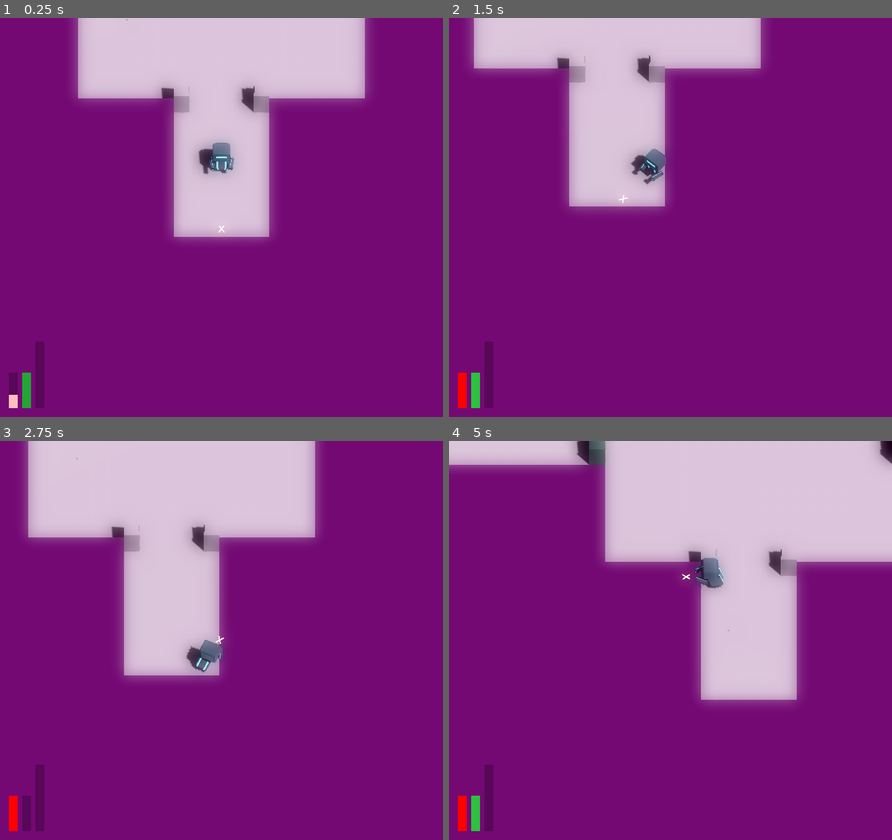
Above: before the commit, frames 1-4 (two rows, left to right).
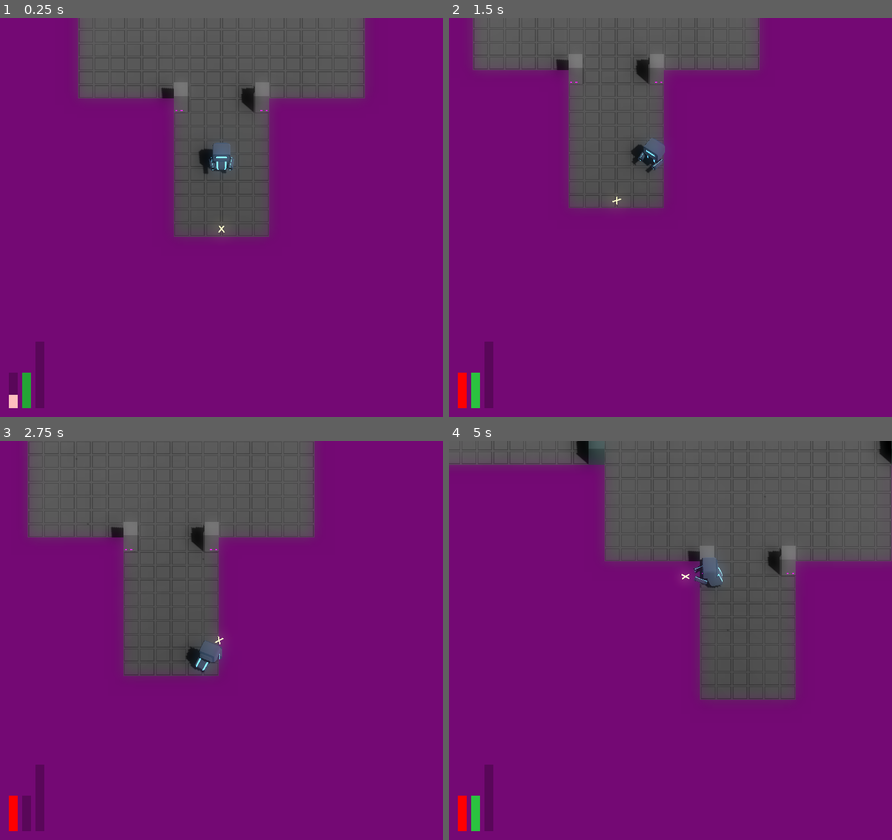
Above: after the commit, the same moments.

Repository: JackEvans24/bullet-absorb
Game: Godot game, scene res://scenes/main.tscn
Two runs of this game, one before a commit and one after it. Both use one fixed random seed, a clock stepped at 60 frames per second and the inputs below.
Inputs (mouse positions are in pixels of both pictures, inside the frame that each line leads up to):
- Up to frame 1 (0.25 s): no input
- Up to frame 2 (1.5 s): move the mouse to (767, 197) at 0.52 s; hold D (move_right) 0.53-1.28 s; hold Ctrl (absorb) 0.53-1.28 s; move the mouse to (581, 237) at 1.27 s; hold S (move_back) from 1.28 s (still down); tap Ctrl (absorb) at 1.35 s
- Up to frame 3 (2.75 s): move the mouse to (265, 552) at 2.02 s; release S (move_back) at 2.03 s; hold D (move_right) from 2.03 s (still down); hold Ctrl (absorb) from 2.03 s (still down); tap Space (dash) at 2.1 s
- Up to frame 4 (5 s): move the mouse to (648, 720) at 2.77 s; release D (move_right) at 2.78 s; release Ctrl (absorb) at 2.78 s; hold W (move_forward) 2.78-3.53 s; click (648, 720) at 2.85 s; tap Ctrl (absorb) at 3.05, 4.35 s; move the mouse to (803, 700) at 3.52 s; hold Ctrl (absorb) 3.53-4.28 s; hold A (move_left) from 3.53 s (still down); move the mouse to (537, 580) at 4.27 s

The runs differ from the first frame. In frame 1, 21% of the frame differs, in the area x 17-83%, y 0-56%; in frame 2, 16%; in frame 3, 24%; in frame 4, 30%, in the area x 0-100%, y 0-66%.

Commit message:
feat: add absorb windup to stats

Diff:
--- a/prefabs/player/player.tscn
+++ b/prefabs/player/player.tscn
@@ -94,7 +94,6 @@
 
 [sub_resource type="Animation" id="Animation_g3g4i"]
 resource_name = "absorb"
-length = 0.6
 tracks/0/type = "value"
 tracks/0/imported = false
 tracks/0/enabled = true
@@ -102,7 +101,7 @@
 tracks/0/interp = 1
 tracks/0/loop_wrap = true
 tracks/0/keys = {
-"times": PackedFloat32Array(0, 0.6),
+"times": PackedFloat32Array(0, 1),
 "transitions": PackedFloat32Array(0.5, 1),
 "update": 0,
 "values": [Vector3(0, 0, 0), Vector3(0.523599, 0, 0)]
@@ -114,7 +113,7 @@
 tracks/1/interp = 1
 tracks/1/loop_wrap = true
 tracks/1/keys = {
-"times": PackedFloat32Array(0, 0.2, 0.3, 0.6),
+"times": PackedFloat32Array(0, 0.3, 0.5, 1),
 "transitions": PackedFloat32Array(1, 1, 1, 1),
 "update": 0,
 "values": [Vector3(0, 0, 0), Vector3(-0.4, 0.4, -0.5), Vector3(-0.4, 0.5, -0.5), Vector3(-0.4, 0.5, -0.5)]
@@ -126,7 +125,7 @@
 tracks/2/interp = 1
 tracks/2/loop_wrap = true
 tracks/2/keys = {
-"times": PackedFloat32Array(0, 0.3, 0.6),
+"times": PackedFloat32Array(0, 0.5, 1),
 "transitions": PackedFloat32Array(0.5, 1, 1),
 "update": 0,
 "values": [Vector3(0, 0, 0), Vector3(1.309, 0, 0), Vector3(1.309, 0, 0)]
@@ -138,7 +137,7 @@
 tracks/3/interp = 1
 tracks/3/loop_wrap = true
 tracks/3/keys = {
-"times": PackedFloat32Array(0, 0.2, 0.3, 0.6),
+"times": PackedFloat32Array(0, 0.3, 0.5, 1),
 "transitions": PackedFloat32Array(1, 1, 1, 1),
 "update": 0,
 "values": [Vector3(0, 0, 0), Vector3(0.4, 0.4, -0.5), Vector3(0.4, 0.5, -0.5), Vector3(0.4, 0.5, -0.5)]
@@ -150,7 +149,7 @@
 tracks/4/interp = 1
 tracks/4/loop_wrap = true
 tracks/4/keys = {
-"times": PackedFloat32Array(0, 0.3, 0.6),
+"times": PackedFloat32Array(0, 0.5, 1),
 "transitions": PackedFloat32Array(0.5, 1, 1),
 "update": 0,
 "values": [Vector3(0, 0, 0), Vector3(1.309, 0, 0), Vector3(1.309, 0, 0)]
@@ -426,7 +425,6 @@
 arm_cannon_refs = Array[NodePath]([NodePath("../Pivot/PlayerModel/Arm_Left"), NodePath("../Pivot/PlayerModel/Arm_Right")])
 aim_point_ref = NodePath("../Pivot/Reticule/Mesh")
 animator_ref = NodePath("../Animator")
-cooldown = 0.4
 bullet_scene = ExtResource("5_twt6l")
 fire_fail_particles_scene = ExtResource("12_d68f3")
 
@@ -442,7 +440,6 @@
 [node name="Absorb" type="Node3D" parent="."]
 transform = Transform3D(1, 0, 0, 0, 1, 0, 0, 0, 1, 0, 1, 0)
 script = ExtResource("2_sawo1")
-absorb_windup = 0.6
 mesh_display_time = 0.1
 
 [node name="DestroyArea" type="Area3D" parent="Absorb"]
@@ -491,7 +488,13 @@
 transform = Transform3D(1, 0, 0, 0, 0.999906, -0.0137353, 0, 0.0137353, 0.999906, 0, 0, 0)
 
 [node name="Head" parent="Pivot/PlayerModel" index="1"]
-transform = Transform3D(1, 0, 0, 0, 1, 0, 0, 0, 1, 0, 0, 0.3)
+transform = Transform3D(1, 0, 0, 0, 0.866025, -0.5, 0, 0.5, 0.866025, 0, 0, 0.3)
+
+[node name="Arm_Left" parent="Pivot/PlayerModel" index="2"]
+transform = Transform3D(1, 0, 0, 0, 0.258816, -0.965927, 0, 0.965927, 0.258816, -0.4, 0.5, -0.5)
+
+[node name="Arm_Right" parent="Pivot/PlayerModel" index="3"]
+transform = Transform3D(1, 0, 0, 0, 0.258816, -0.965927, 0, 0.965927, 0.258816, 0.4, 0.5, -0.5)
 
 [node name="HurtParticles" type="GPUParticles3D" parent="Pivot"]
 cast_shadow = 0
--- a/scripts/data/player_stats.gd
+++ b/scripts/data/player_stats.gd
@@ -3,3 +3,4 @@
 @export var max_health := 5
 @export var max_power := 10
 @export var fire_cooldown_modifier := 1.0
+@export var absorb_windup_modifier := 0.8
--- a/scripts/mechanics/player/absorb.gd
+++ b/scripts/mechanics/player/absorb.gd
@@ -19,6 +19,7 @@
 var is_absorb_started = false
 var is_absorbing = false
 var current_windup_time = 0.0
+var windup_modifier = 1.0
 
 func _ready():
 	absorb_area.area_entered.connect(absorb_power)
@@ -46,7 +47,7 @@
 		return
 
 	current_windup_time += delta
-	if not current_windup_time > absorb_windup:
+	if not current_windup_time > (absorb_windup / windup_modifier):
 		return
 
 	trigger_absorb()
--- a/scripts/mechanics/player/player.gd
+++ b/scripts/mechanics/player/player.gd
@@ -58,6 +58,7 @@
 	stats = player_stats
 	health.initialise(stats.max_health)
 	aim.cooldown_modifier = stats.fire_cooldown_modifier
+	absorb.windup_modifier = stats.absorb_windup_modifier
 
 func _physics_process(_delta):
 	velocity = move_state.movement
@@ -132,10 +133,12 @@
 func _on_slowdown_started():
 	move_state.transition_to(MoveStateConstants.STATE_ABSORB)
 	absorb_state_changed.emit(AbsorbState.Started)
+	animator.speed_scale = absorb.windup_modifier / absorb.absorb_windup
 
 func _on_slowdown_ended():
 	move_state.transition_to(MoveStateConstants.STATE_RUN)
 	absorb_state_changed.emit(AbsorbState.Cancelled)
+	animator.speed_scale = 1.0
 
 func _on_absorb_triggered():
 	absorb_state_changed.emit(AbsorbState.Complete)
